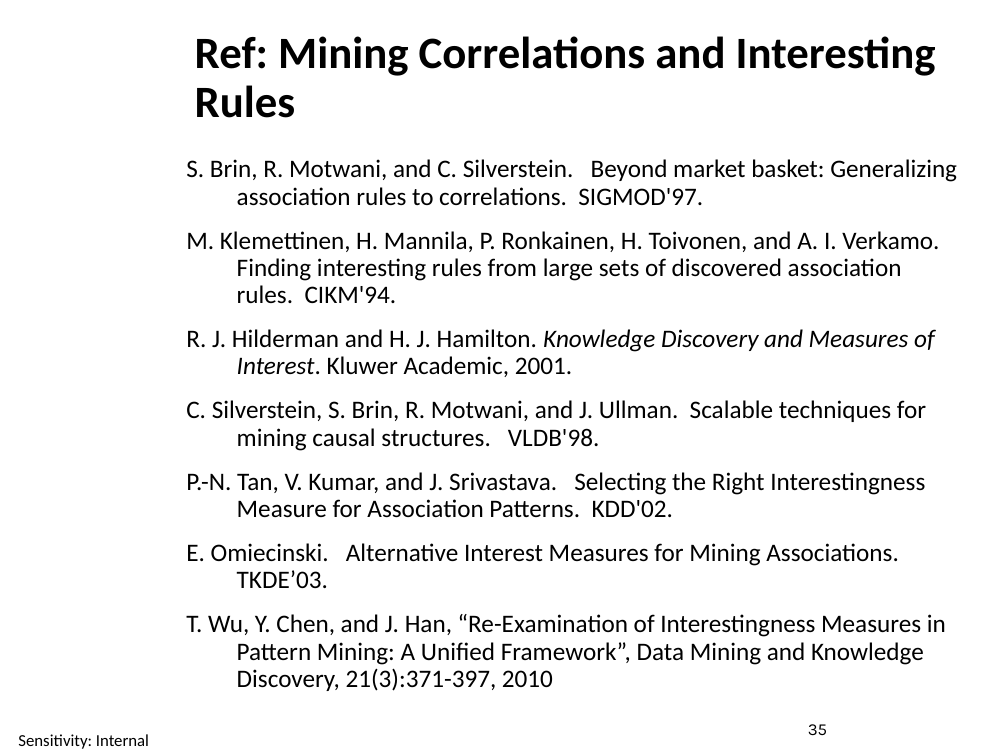
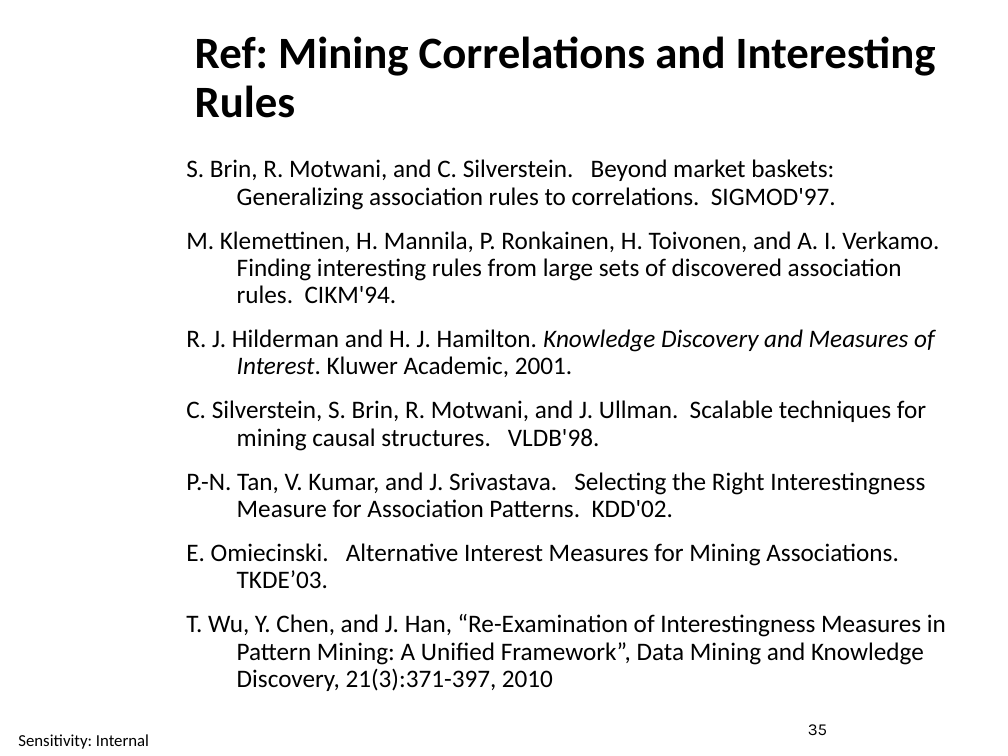
Before and after one commit to ctsallis/frontiers_in_ai_and_data_science, a slide deck: slide 35 of content/Lectures/Semester 1/Week 4/1 Lecture/1.4 Mining Frequent Patterns (Lecture).pptx. Drawn at 1008x756 pixels with LibreOffice and Linux fonts; fonts in the diff are those of the drawing; background and template pictures are left out. Boxes give left, top, right and bottom in pixels: in the first picture for what was removed or moved away, otherwise in the second. Text is boxed around its words. In the diff, an @@ line names an element or a change of style, - is before the commit and + after.

```diff
--- a/content/Lectures/Semester 1/Week 4/1 Lecture/1.4 Mining Frequent Patterns (Lecture).pptx
+++ b/content/Lectures/Semester 1/Week 4/1 Lecture/1.4 Mining Frequent Patterns (Lecture).pptx
@@ text at box(186, 159, 836, 210): text changed @@
-S. Brin, R. Motwani, and C. Silverstein. Beyond market basket: Generalizing association rules to correlations. SIGMOD'97.
+S. Brin, R. Motwani, and C. Silverstein. Beyond market baskets: Generalizing association rules to correlations. SIGMOD'97.
```
Also in this commit, not shown: 7 other slides changed, 1 slide added, 1 slide removed, 4 other files.
